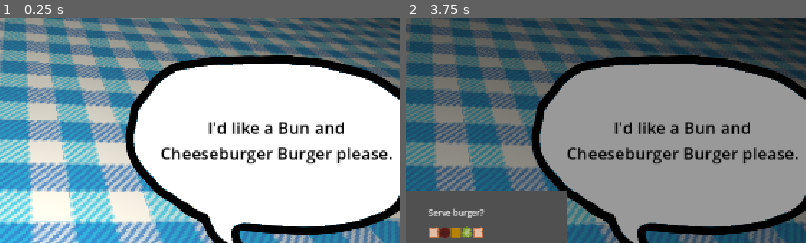
Above: before the commit, frames 1-2 (left to right).
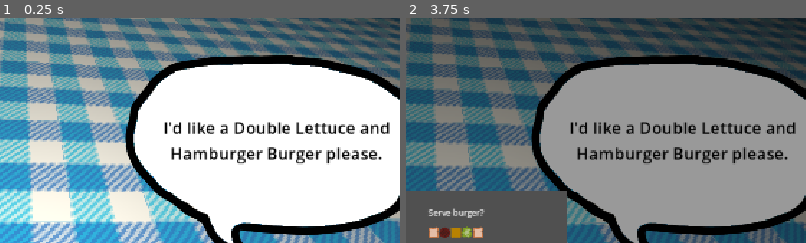
Above: after the commit, the same moments.

Repository: tobiaswahyudi/caesar-of-cheese
Game: Godot game, scene res://scenes/main.tscn
The game is run twice, just before and just after one commit, with the same random seed, the same clock (stepped at 60 frames per second) and the same inputs.
Inputs (mouse positions are % of the whole screen's width and height, from its top left):
- Up to frame 1 (0.25 s): no input
- Up to frame 2 (3.75 s): click (8, 87) at 0.5 s; click (19, 87) at 1.25 s; click (31, 87) at 2 s; click (42, 87) at 2.75 s; click (53, 87) at 3.5 s
The pictures show only the part of the screen within x 44-94%, y 0-50%; the shares and areas given below are measured in that part.

The runs differ from the first frame. In frame 1, 3.9% of the frame differs, in the area x 40-98%, y 46-66%; in frame 2, 3.3%.

Commit message:
adjust name generation.

Diff:
--- a/scenes/main.tscn
+++ b/scenes/main.tscn
@@ -41,6 +41,7 @@
 offset_bottom = 648.0
 script = ExtResource("1_ya4ey")
 burger_manager = NodePath("SubViewportContainer/TextureViewport/BurgerView")
+name_complexity = 6
 customer_label = NodePath("SpeechBubble/Label")
 customer_label_string_prefix = "I'd like a"
 customer_label_string_suffix = "please."
--- a/scripts/burger_generator.gd
+++ b/scripts/burger_generator.gd
@@ -39,9 +39,9 @@
 
 	if p_len >= 3:
 		var rand = randf();
-		if rand < 0.2:
+		if rand < 0.35:
 			action = "cut";
-		elif rand < 0.6:
+		elif rand < 0.65:
 			action = "multiplier";
 		else:
 			action = "burger";
@@ -70,3 +70,30 @@
 
 func solve_name(arr: Array[String]) -> String:
 	return ' '.join(arr)
+
+func make_satisfactory_name(name_complexity: int, prev_name: String) -> String:
+	var random_name: String
+	while true:
+		var random_name_parts = generate_structurally(name_complexity)
+		random_name = solve_name(random_name_parts)
+		if random_name == prev_name:
+			continue
+		# Let's just disallow "Patty Burger" since it may result in unsolveables
+		if RegEx.create_from_string("Patty Burger").search(random_name) != null:
+			continue
+		# Check number of multipliers. We cannot have too many.
+		var multiplier_count = 0
+		for part in random_name_parts:
+			for mult in multipliers:
+				if part == mult:
+					multiplier_count += 1
+
+		if multiplier_count > 3:
+			continue
+		break
+
+	# Make sure it's a burger and never a split-and
+	if not random_name.ends_with(" Burger"):
+		random_name += ' Burger'
+
+	return random_name
--- a/scripts/gameplay_loop.gd
+++ b/scripts/gameplay_loop.gd
@@ -14,30 +14,22 @@
 @export var preview_modal: PreviewPopup
 @export var naming_ui: NamingUI
 
-var prev_burger_name: String = ""
+var burger_name: String = ""
 
 func init_loop():
 	burger_manager.stacker.clear()
 
 	# Get random burger name. Have to be different from current name
 	# Actually not that uncommon.
-	var random_name: String = prev_burger_name
-	while random_name == prev_burger_name:
-		random_name = Generator.solve_name(Generator.generate_structurally(name_complexity))
-
-	prev_burger_name = random_name
-
-	# Make sure it's a burger
-	if not random_name.ends_with(" Burger"):
-		random_name += ' Burger'
+	burger_name = Generator.make_satisfactory_name(name_complexity, burger_name)
 	# Assign burger name to customer
-	customer_label.text = " ".join([customer_label_string_prefix, random_name, customer_label_string_suffix])
+	customer_label.text = " ".join([customer_label_string_prefix, burger_name, customer_label_string_suffix])
 	print("|" + customer_label_string_prefix + "|")
-	print("|" + random_name + "|")
+	print("|" + burger_name + "|")
 	print("|" + customer_label_string_suffix + "|")
 	# Assign burger name to preview modal
-	preview_modal.target_name = random_name
-	naming_ui.target_name = random_name
+	preview_modal.target_name = burger_name
+	naming_ui.target_name = burger_name
 	# I think thats it
 
 func _ready() -> void:
